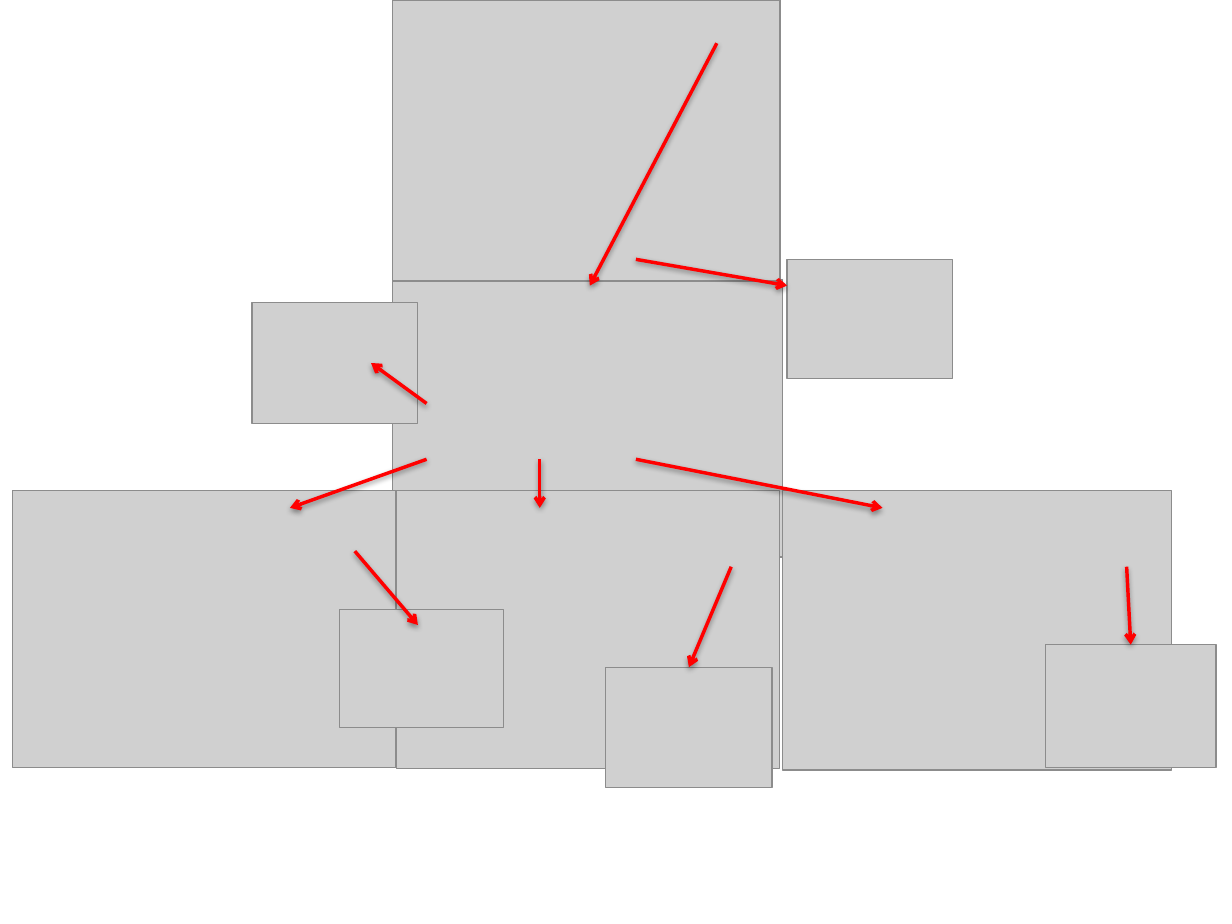
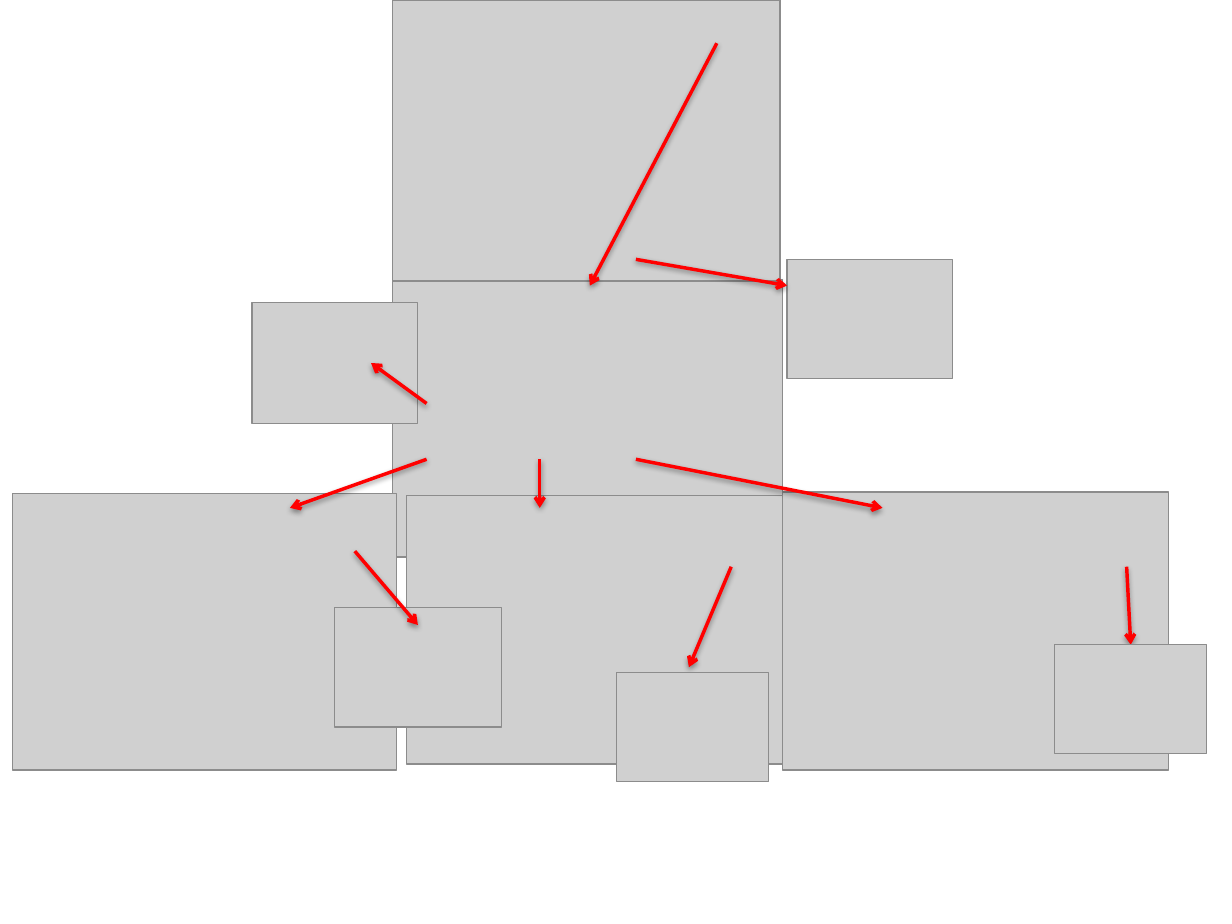
Before and after one commit to BBK-SDP-2015-emassa01/Project, a slide deck: slide 1 of images/Jellibean Flow.pptx. Drawn at 1232x924 pixels with LibreOffice and Linux fonts; fonts in the diff are those of the drawing; grey boxes stand for pictures. Boxes give left, top, right and bottom in pixels: in the first picture for what was removed or moved away, otherwise in the second. Text is boxed around its words. In the diff, an @@ line names an element or a change of style, - is before the commit and + after.

```diff
--- a/images/Jellibean Flow.pptx
+++ b/images/Jellibean Flow.pptx
@@ picture: place and size @@
-picture at [12, 490, 395, 766]
+picture at [12, 494, 395, 770]
@@ picture: place and size @@
-picture at [397, 490, 780, 768]
+picture at [407, 495, 782, 764]
@@ picture: place and size @@
-picture at [782, 490, 1172, 770]
+picture at [782, 492, 1168, 770]
@@ picture: place and size @@
-picture at [340, 610, 504, 727]
+picture at [334, 607, 500, 727]
@@ picture: place and size @@
-picture at [1046, 644, 1216, 768]
+picture at [1055, 644, 1207, 753]
@@ picture: place and size @@
-picture at [606, 668, 772, 788]
+picture at [617, 673, 770, 782]
```
Also in this commit, not shown: 17 other files.
